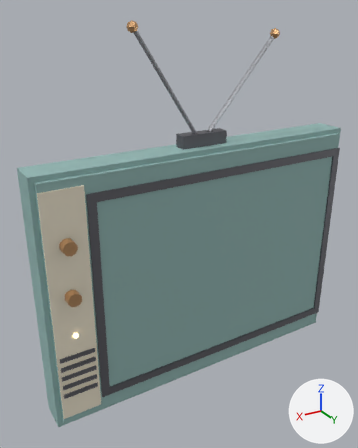
The Blender file blender/props/tv_set.blend, before and after one commit.
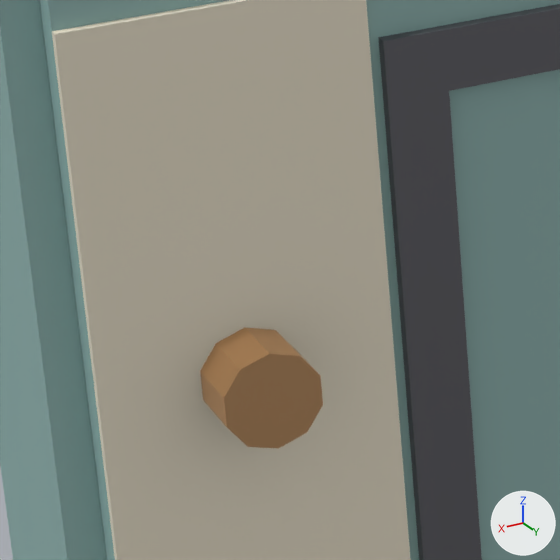
Each version is shown whole from a 50 mm lens placed at (0.635, 1.06, 0.599), pointed at (0.045, 0.077, 0.108), then close up on the part from 8% to 32% of the width and 42% to 61% of the height. Lighting does not change. The marker at lower right points along +X, +Y and +Z. The last two pictures show the newer version.

The first close-up shows 'TvSet'.
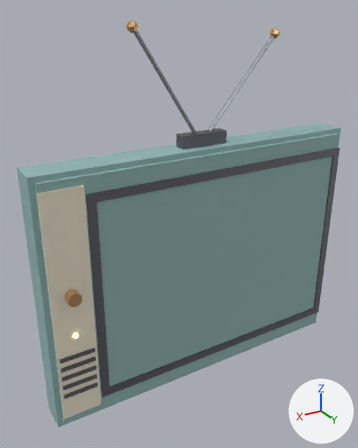
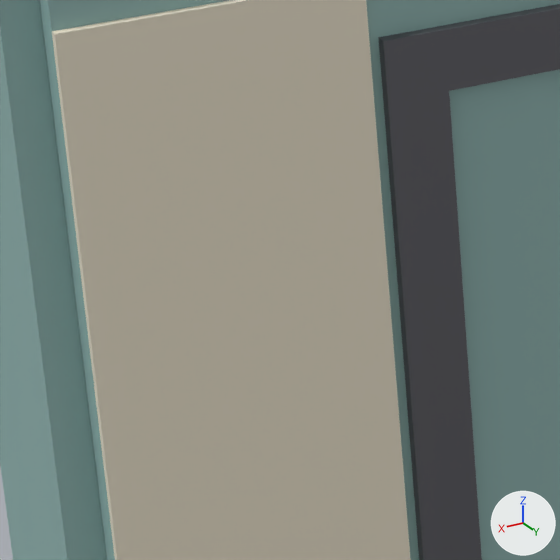
What changed in the scene script:
```text
Change me_tvset:
    used by ob_tvset; location = (0.0, 0.0, 0.0)
    remove me_tvset.from_pydata(...)  # 240 vertices, 190 faces; spans x -0.42..0.42, y 0.0..0.18, z -0.31..0.582
    add me_tvset.from_pydata(...)  # 220 vertices, 178 faces; spans x -0.42..0.42, y 0.0..0.18, z -0.31..0.582
    me_tvset part 1: the loose piece of 20 vertices spanning x 0.346..0.376, y 0.158..0.18, z 0.144..0.176 is deleted
```

What differs and where, as boxes (x1, y1, x2, y2) in the close-ups (560 x 560 px):
part 1 of me_tvset, deleted (beige): before (200, 327, 323, 449)
